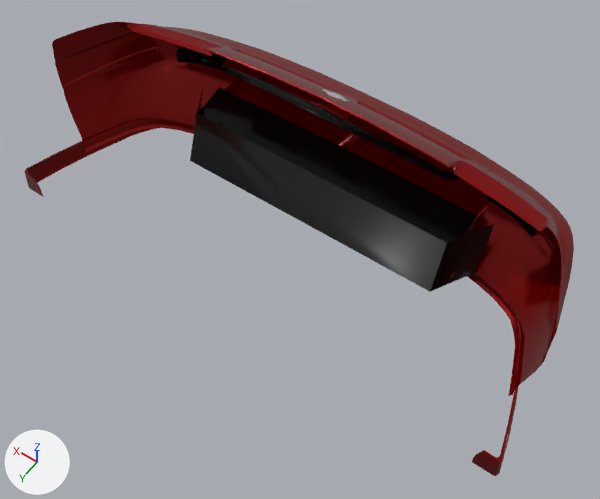
The glTF model content/cars/nissan_rs13/frontbumper_oemzenki.glb: old version first, new version second.
Both versions are drawn from a camera (50 mm lens) standing at (-0.894, -0.645, 1.899) and looking at (-0.079, -1.785, 0.108). Every picture has the same lights, and +X, +Y and +Z are marked at lower left. Where no turn or scale is listed for an object, it has been applied to the vertices.

Objects in the first picture: 'Bumper', 'Emblem Text', 'Lamps Reflectors', 'Radiator'.
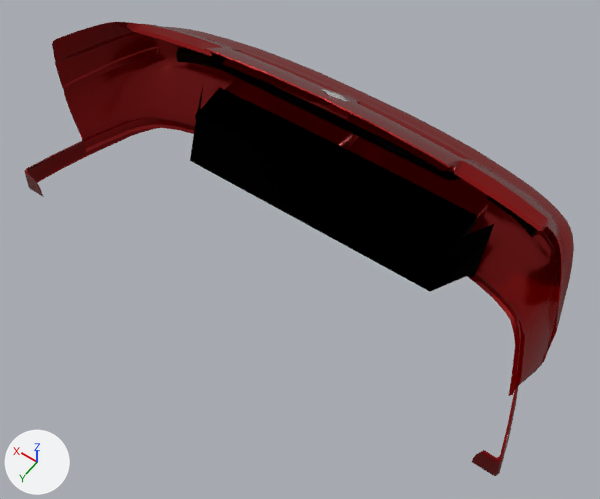
Commit message: Update of plastic material of frontbumper_oemzenki

The change, as a diff of the scene's bpy script:
```diff
--- a/content/cars/nissan_rs13/frontbumper_oemzenki.glb.py
+++ b/content/cars/nissan_rs13/frontbumper_oemzenki.glb.py
@@ mat_black_plastic @@
 n0 = _N.new('ShaderNodeBsdfPrincipled'); n0.name = 'Principled BSDF'
-n0.inputs[2].default_value = 0.25  # 'Roughness'
+n0.inputs[2].default_value = 1.0  # 'Roughness'
+n0.inputs[1].default_value = 698.0  # 'Metallic'
 n1 = _N.new('ShaderNodeOutputMaterial'); n1.name = 'Material Output'
```

Location of each change, (x1, y1, x2, y2) in pixels of the pictures (600 x 499 px):
'Radiator', surface changed: (190, 59, 494, 291) in both
